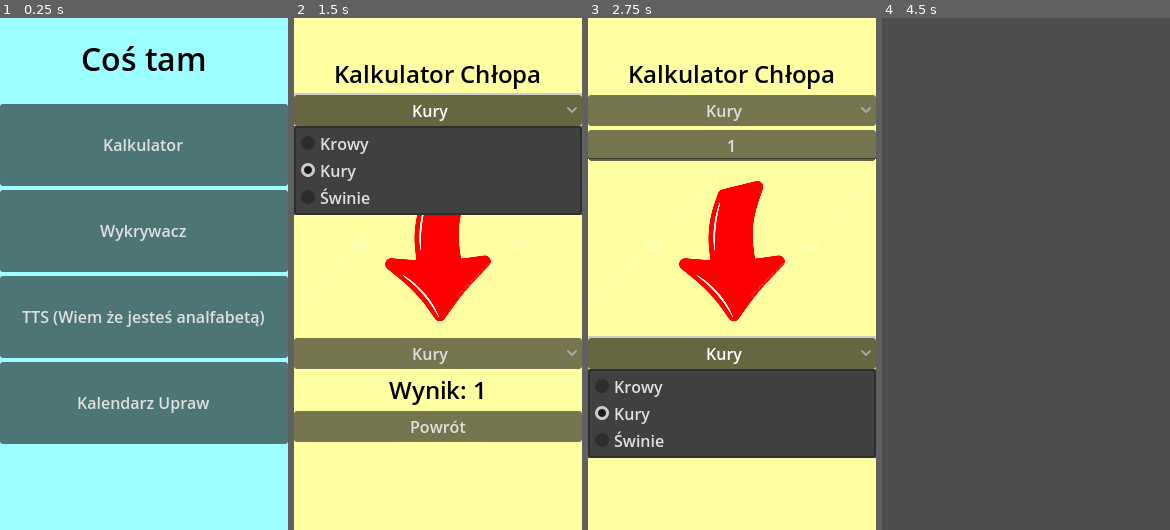
Above: before the commit, frames 1-4 (left to right).
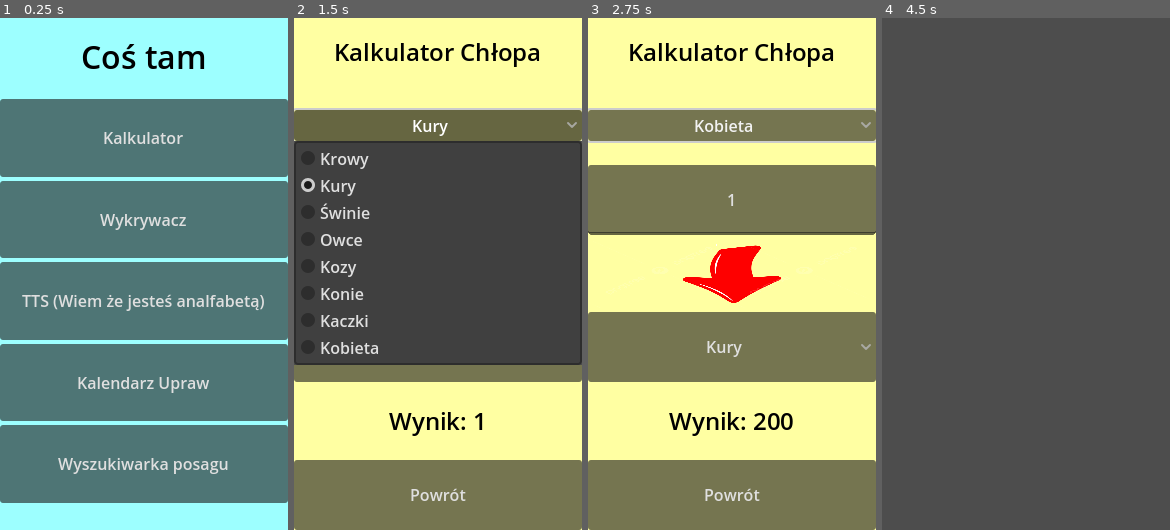
Above: after the commit, the same moments.

Repository: FilipekD/XVII-wieczna-Aplikacja
Game: Godot game, scene res://main.tscn
Two runs of this game, one before a commit and one after it. Both use one fixed random seed, a clock stepped at 60 frames per second and the inputs below.
Inputs:
- Up to frame 1 (0.25 s): no input
- Up to frame 2 (1.5 s): click "Kalkulator" at 0.5 s; click "Kury" at 1.25 s
- Up to frame 3 (2.75 s): click "Kury" at 2 s
- Up to frame 4 (4.5 s): click "Kury" (after the commit: "Kobieta") at 2.75 s; click "Powrót" at 3.5 s; click "Wykrywacz" at 4.25 s

The runs differ from the first frame. In frame 1, 23% of the frame differs, in the area x 0-100%, y 5-95%; in frame 2, 62%; in frame 3, 62%, in the area x 0-100%, y 4-100%; in frame 4, nothing differs.

Commit message:
Generator Posagu i jakieś poprawki

Diff:
--- a/apka-na-historię/Tts.tscn
+++ b/apka-na-historię/Tts.tscn
@@ -31,18 +31,30 @@
 
 [node name="Button2" type="Button" parent="VBoxContainer"]
 layout_mode = 2
+size_flags_vertical = 3
 text = "Wróć"
+
+[node name="Label2" type="Label" parent="VBoxContainer"]
+layout_mode = 2
 
 [node name="TextEdit" type="TextEdit" parent="VBoxContainer"]
 layout_mode = 2
 size_flags_vertical = 3
 wrap_mode = 1
 
+[node name="Label3" type="Label" parent="VBoxContainer"]
+layout_mode = 2
+
 [node name="OptionButton" type="OptionButton" parent="VBoxContainer"]
+layout_mode = 2
+size_flags_vertical = 3
+
+[node name="Label" type="Label" parent="VBoxContainer"]
 layout_mode = 2
 
 [node name="Button" type="Button" parent="VBoxContainer"]
 layout_mode = 2
+size_flags_vertical = 3
 text = "Tłumacz"
 
 [connection signal="pressed" from="VBoxContainer/Button2" to="." method="_on_button_2_pressed"]
--- a/apka-na-historię/caculator.gd
+++ b/apka-na-historię/caculator.gd
@@ -8,8 +8,14 @@
 var animal_values = {
 	"Kury": 1,
 	"Krowy": 10,
-	"Świnie": 5
-}
+	"Świnie": 5,
+	"Owce": 7,
+	"Kozy": 6,
+	"Konie": 15,
+	"Kaczki": 2,
+	"Kobieta": 200
+};
+
 
 func _ready():
 	wynik.text = "1"
--- a/apka-na-historię/caculator.tscn
+++ b/apka-na-historię/caculator.tscn
@@ -30,13 +30,12 @@
 anchors_preset = 15
 anchor_right = 1.0
 anchor_bottom = 1.0
-offset_top = 39.0
-offset_bottom = -88.0
 grow_horizontal = 2
 grow_vertical = 2
 
 [node name="Label2" type="Label" parent="VBoxContainer"]
 layout_mode = 2
+size_flags_vertical = 6
 text = "Kalkulator Chłopa
 "
 label_settings = SubResource("LabelSettings_whxml")
@@ -45,19 +44,30 @@
 [node name="OptionButtonFrom" type="OptionButton" parent="VBoxContainer"]
 layout_mode = 2
 size_flags_horizontal = 3
-size_flags_vertical = 4
+size_flags_vertical = 6
 alignment = 1
 selected = 1
-item_count = 3
+item_count = 8
 popup/item_0/text = "Krowy"
 popup/item_1/text = "Kury"
 popup/item_1/id = 1
 popup/item_2/text = "Świnie"
 popup/item_2/id = 2
+popup/item_3/text = "Owce"
+popup/item_3/id = 3
+popup/item_4/text = "Kozy"
+popup/item_4/id = 4
+popup/item_5/text = "Konie"
+popup/item_5/id = 5
+popup/item_6/text = "Kaczki"
+popup/item_6/id = 6
+popup/item_7/text = "Kobieta"
+popup/item_7/id = 7
 
 [node name="LineEdit2" type="LineEdit" parent="VBoxContainer"]
 layout_mode = 2
 size_flags_horizontal = 3
+size_flags_vertical = 3
 placeholder_text = "Ilość"
 alignment = 1
 
@@ -66,22 +76,33 @@
 size_flags_vertical = 3
 texture = ExtResource("2_bxk3p")
 expand_mode = 1
-stretch_mode = 6
 
 [node name="OptionButtonTo" type="OptionButton" parent="VBoxContainer"]
 layout_mode = 2
 size_flags_horizontal = 3
+size_flags_vertical = 3
 alignment = 1
 selected = 1
-item_count = 3
+item_count = 8
 popup/item_0/text = "Krowy"
 popup/item_1/text = "Kury"
 popup/item_1/id = 1
 popup/item_2/text = "Świnie"
 popup/item_2/id = 2
+popup/item_3/text = "Owce"
+popup/item_3/id = 3
+popup/item_4/text = "Kozy"
+popup/item_4/id = 4
+popup/item_5/text = "Konie"
+popup/item_5/id = 5
+popup/item_6/text = "Kaczki"
+popup/item_6/id = 6
+popup/item_7/text = "Kobieta"
+popup/item_7/id = 7
 
 [node name="Label" type="Label" parent="VBoxContainer"]
 layout_mode = 2
+size_flags_vertical = 6
 text = "Input
 "
 label_settings = SubResource("LabelSettings_whxml")
@@ -89,6 +110,7 @@
 
 [node name="Button" type="Button" parent="VBoxContainer"]
 layout_mode = 2
+size_flags_vertical = 3
 text = "Powrót"
 
 [connection signal="item_selected" from="VBoxContainer/OptionButtonFrom" to="." method="_on_option_button_from_item_selected"]
--- a/apka-na-historię/main.gd
+++ b/apka-na-historię/main.gd
@@ -25,3 +25,7 @@
 
 func _on_button_4_pressed() -> void:
 	get_tree().change_scene_to_file("res://kalendarz.tscn")
+
+
+func _on_button_6_pressed():
+	get_tree().change_scene_to_file("res://szukaj_posagu.tscn")
--- a/apka-na-historię/main.tscn
+++ b/apka-na-historię/main.tscn
@@ -61,12 +61,16 @@
 size_flags_vertical = 3
 text = "Kalendarz Upraw"
 
-[node name="Button5" type="Button" parent="VBoxContainer"]
-modulate = Color(1, 1, 1, 0)
+[node name="Button6" type="Button" parent="VBoxContainer"]
 layout_mode = 2
 size_flags_vertical = 3
+text = "Wyszukiwarka posagu"
+
+[node name="Label2" type="Label" parent="VBoxContainer"]
+layout_mode = 2
 
 [connection signal="pressed" from="VBoxContainer/Button" to="." method="_on_button_pressed"]
 [connection signal="pressed" from="VBoxContainer/Button2" to="." method="_on_button_2_pressed"]
 [connection signal="pressed" from="VBoxContainer/Button3" to="." method="_on_button_3_pressed"]
 [connection signal="pressed" from="VBoxContainer/Button4" to="." method="_on_button_4_pressed"]
+[connection signal="pressed" from="VBoxContainer/Button6" to="." method="_on_button_6_pressed"]
--- /dev/null
+++ b/apka-na-historię/szukaj_posagu.gd
@@ -0,0 +1,39 @@
+extends Control
+
+@onready var name_input = $VBoxContainer/LineEdit
+@onready var posag_label = $VBoxContainer/Label4
+@onready var button = $VBoxContainer/Button
+
+var last_name = "test"
+
+func _ready():
+	button.pressed.connect(generate_posag)
+
+func generate_posag():
+	var name = name_input.text.strip_edges()
+
+	if name.is_empty():
+		posag_label.text = "Podaj imię!"
+		return
+	if name == last_name:
+		posag_label.text = "Podaj inne imię!"
+		return
+
+	print(last_name,name)
+	last_name = name
+
+	var posag = {
+		"Kury": randi_range(5, 100),
+		"Krowy": randi_range(0, 5),
+		"Świnie": randi_range(0, 8),
+		"Gęsi": randi_range(0, 15),
+		"Ziemia (morgi)": randi_range(1, 10) #historyczna jednostka powierzchni, używana w rolnictwie.
+		#Początkowo oznaczała obszar, jaki jeden człowiek mógł zaorać lub skosić jednym zaprzęgiem w ciągu dnia roboczego (dokładnie: od rana do południa),
+		#a jej wielkość wynosiła – zależnie od jakości gleby, zaprzęgu i narzędzi w Europie 0,33–1,07 hektara.
+	}
+
+	var posag_text = "Posag dla " + name + ":\n"
+	for key in posag.keys():
+		posag_text += key + ": " + str(posag[key]) + "\n"
+
+	posag_label.text = posag_text
--- /dev/null
+++ b/apka-na-historię/szukaj_posagu.tscn
@@ -0,0 +1,52 @@
+[gd_scene load_steps=2 format=3 uid="uid://d4dgn6hgoev1x"]
+
+[ext_resource type="Script" path="res://szukaj_posagu.gd" id="1_5y0x1"]
+
+[node name="Szukaj posagu" type="Control"]
+layout_mode = 3
+anchors_preset = 15
+anchor_right = 1.0
+anchor_bottom = 1.0
+grow_horizontal = 2
+grow_vertical = 2
+script = ExtResource("1_5y0x1")
+
+[node name="VBoxContainer" type="VBoxContainer" parent="."]
+layout_mode = 1
+anchors_preset = 15
+anchor_right = 1.0
+anchor_bottom = 1.0
+grow_horizontal = 2
+grow_vertical = 2
+
+[node name="Label" type="Label" parent="VBoxContainer"]
+layout_mode = 2
+size_flags_vertical = 3
+text = "Wyszukiwarka posagu"
+horizontal_alignment = 1
+vertical_alignment = 1
+
+[node name="Label2" type="Label" parent="VBoxContainer"]
+layout_mode = 2
+size_flags_vertical = 6
+
+[node name="LineEdit" type="LineEdit" parent="VBoxContainer"]
+layout_mode = 2
+size_flags_vertical = 3
+placeholder_text = "Imie"
+alignment = 1
+
+[node name="Label3" type="Label" parent="VBoxContainer"]
+layout_mode = 2
+size_flags_vertical = 6
+
+[node name="Button" type="Button" parent="VBoxContainer"]
+layout_mode = 2
+size_flags_vertical = 3
+text = "Szukaj"
+
+[node name="Label4" type="Label" parent="VBoxContainer"]
+layout_mode = 2
+size_flags_vertical = 6
+text = "Wynik"
+horizontal_alignment = 1
